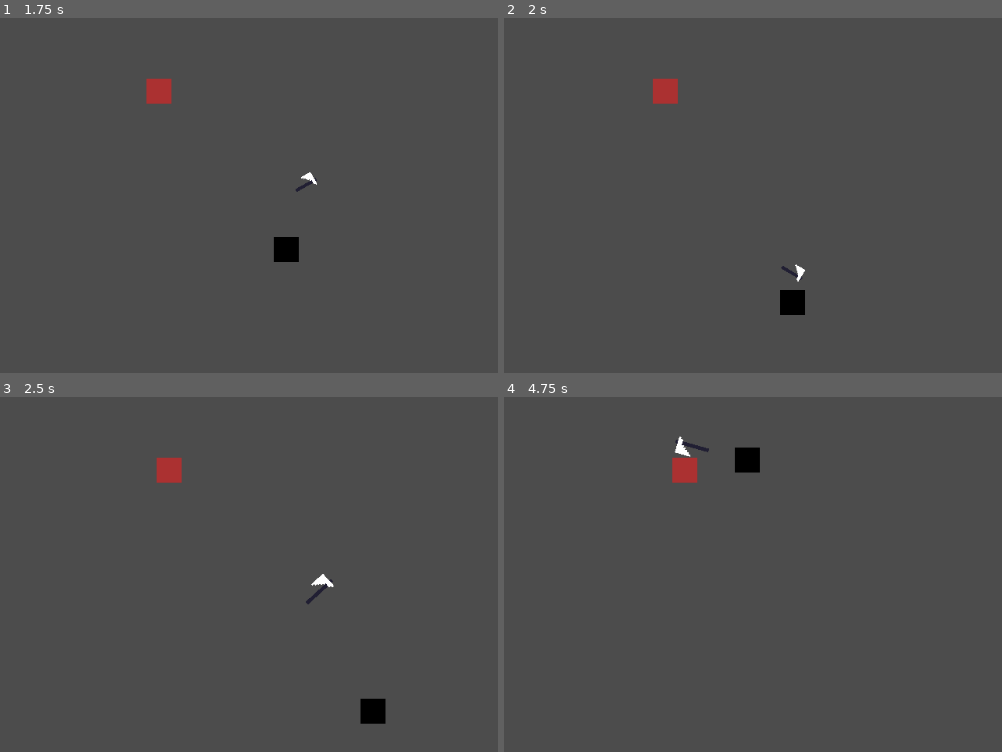
Above: before the commit, frames 1-4 (two rows, left to right).
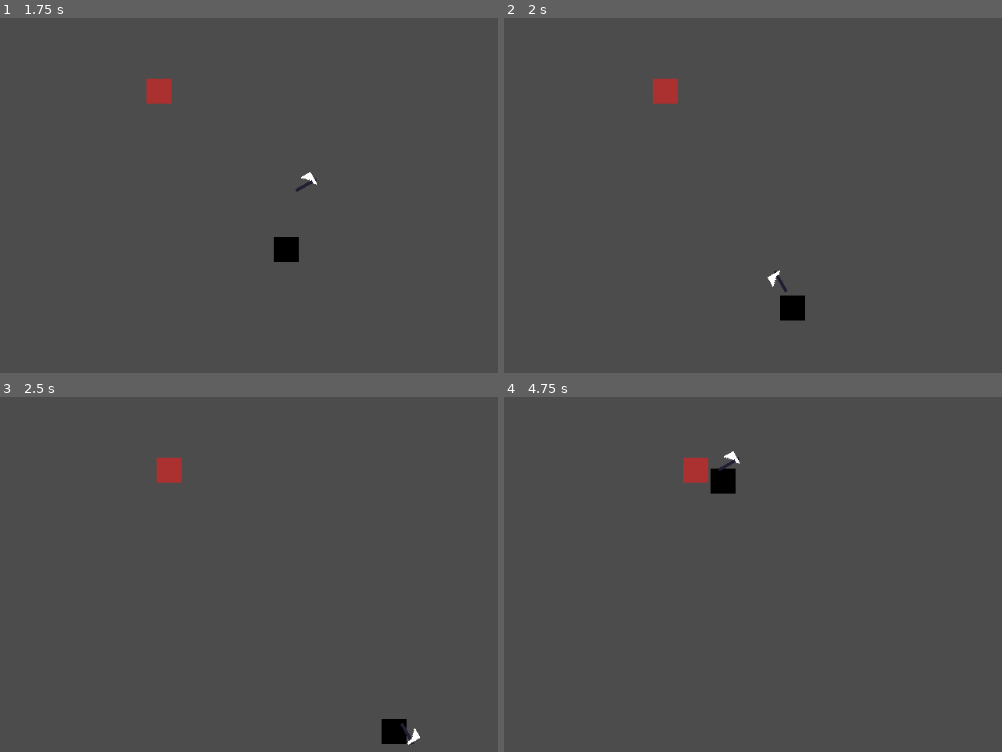
Above: after the commit, the same moments.

Repository: renzoventura/god-of-war
Game: Godot game, scene res://scenes/level/TemplateLevel.tscn
Two runs of this game, one before a commit and one after it. Both use one fixed random seed, a clock stepped at 60 frames per second and the inputs below.
Inputs (mouse positions are in pixels of both pictures, inside the frame that each line leads up to):
- Up to frame 1 (1.75 s): tap Enter at 0.5 s; move the mouse to (273, 120) at 0.52 s; hold D (right) 0.53-1.28 s; click (273, 120) at 0.6 s; right-click (273, 120) at 0.8 s; move the mouse to (outside the picture) at 1.27 s; hold S (down) from 1.28 s (still down); right-click (outside the picture) at 1.35 s; click (outside the picture) at 1.55 s
- Up to frame 2 (2 s): keep holding S (down)
- Up to frame 3 (2.5 s): move the mouse to (179, 421) at 2.02 s; release S (down) at 2.03 s; hold D (right) from 2.03 s (still down); click (179, 421) at 2.1 s; right-click (179, 421) at 2.3 s
- Up to frame 4 (4.75 s): move the mouse to (563, 617) at 2.77 s; release D (right) at 2.78 s; hold W (up) 2.78-3.53 s; tap Space (dash) at 2.85 s; click (563, 617) at 3.05 s; move the mouse to (842, 595) at 3.52 s; hold A (left) from 3.53 s (still down); right-click (842, 595) at 3.6 s; move the mouse to (outside the picture) at 4.27 s; click (outside the picture) at 4.35 s

Frame 1 is identical in both runs. In frame 2, 0.3% of the frame differs, in the area x 52-61%, y 69-86%; in frame 3, 0.9%; in frame 4, 1.3%, in the area x 33-52%, y 10-28%.

Commit message:
Update basic enemy

Diff:
--- a/scenes/enemy/Enemy.gd
+++ b/scenes/enemy/Enemy.gd
@@ -1,8 +1,8 @@
 extends KinematicBody2D
 
 enum {IDLE, FROZEN, ATTACK}
-const sword_damage = 1
-
+const swing_damage = 3
+const thrown_damage = 1
 var motion = Vector2(0,0)
 var isFrozen = false;
 var state: int = IDLE
@@ -11,8 +11,6 @@
 # Called when the node enters the scene tree for the first time.
 func _ready():
 	pass # Replace with function body.
-
-
 
 func _process(delta):
 	match state:
@@ -37,22 +35,19 @@
 #	print("Attacking!")
 	pass
 
-func hit():
-	health -= sword_damage
+func hit(damage):
+	print("DAMAGE: " + str(damage))
+	health -= damage
 	if(health <= 0):
 		queue_free()
-
-
 
 
 func _on_EnemyHitbox_area_entered(area):
 	if (area.name == "SwordArea"):
 		if(area.get_parent().is_flying()):
-			print("thrown hit")
+			hit(thrown_damage)
 		else:
-			print("close hit")
-		print("HIT!");
-		hit()
+			hit(swing_damage)
 
 func toggle_frozen():
 #	print("TOGGLED")
@@ -67,7 +62,6 @@
 		print("Detect Player")
 		state = ATTACK
 
-
 func _on_DectectionZone_body_exited(body):
 	if(body.name == "Player"):
 		print("Detect LEAVING Player")
--- a/scenes/enemy/Enemy.tscn
+++ b/scenes/enemy/Enemy.tscn
@@ -4,7 +4,7 @@
 [ext_resource path="res://scenes/enemy/Enemy.gd" type="Script" id=2]
 
 [sub_resource type="RectangleShape2D" id=1]
-extents = Vector2( 8, 8 )
+extents = Vector2( 9.86011, 9.55098 )
 
 [sub_resource type="RectangleShape2D" id=2]
 extents = Vector2( 8, 8 )
@@ -21,7 +21,6 @@
 texture = ExtResource( 1 )
 
 [node name="CollisionShape2D" type="CollisionShape2D" parent="."]
-visible = false
 shape = SubResource( 1 )
 
 [node name="EnemyHitbox" type="Area2D" parent="."]
--- a/scenes/player/Sword.gd
+++ b/scenes/player/Sword.gd
@@ -41,7 +41,7 @@
 	if(mana > 0):
 		animationPlayer.play("Swing")
 		mana -= 1
-		print(mana)
+#		print(mana)
 
 
 func idle():
--- a/scenes/player/Sword.tscn
+++ b/scenes/player/Sword.tscn
@@ -49,10 +49,10 @@
 tracks/3/imported = false
 tracks/3/enabled = true
 tracks/3/keys = {
-"times": PoolRealArray( 0, 0.1, 0.5 ),
-"transitions": PoolRealArray( 1, 1, 1 ),
+"times": PoolRealArray( 0, 0.1, 0.101, 0.2, 0.3, 0.4, 0.5 ),
+"transitions": PoolRealArray( 1, 1, 1, 1, 1, 1, 1 ),
 "update": 1,
-"values": [ false, true, false ]
+"values": [ true, false, false, false, false, false, true ]
 }
 
 [sub_resource type="Animation" id=2]
@@ -96,7 +96,7 @@
 }
 
 [sub_resource type="RectangleShape2D" id=3]
-extents = Vector2( 5.27744, 7.04304 )
+extents = Vector2( 2.43499, 4.57726 )
 
 [node name="Axe" type="Node2D"]
 script = ExtResource( 2 )
@@ -116,7 +116,7 @@
 anims/SwingAxe = SubResource( 2 )
 
 [node name="CollisionShape2D" type="CollisionShape2D" parent="SwordArea"]
-position = Vector2( 4.79818, 7.5495 )
+position = Vector2( 8.32901, 10.1176 )
 rotation = -2.93557e-08
 scale = Vector2( 1.01521, 1.0268 )
 shape = SubResource( 3 )
